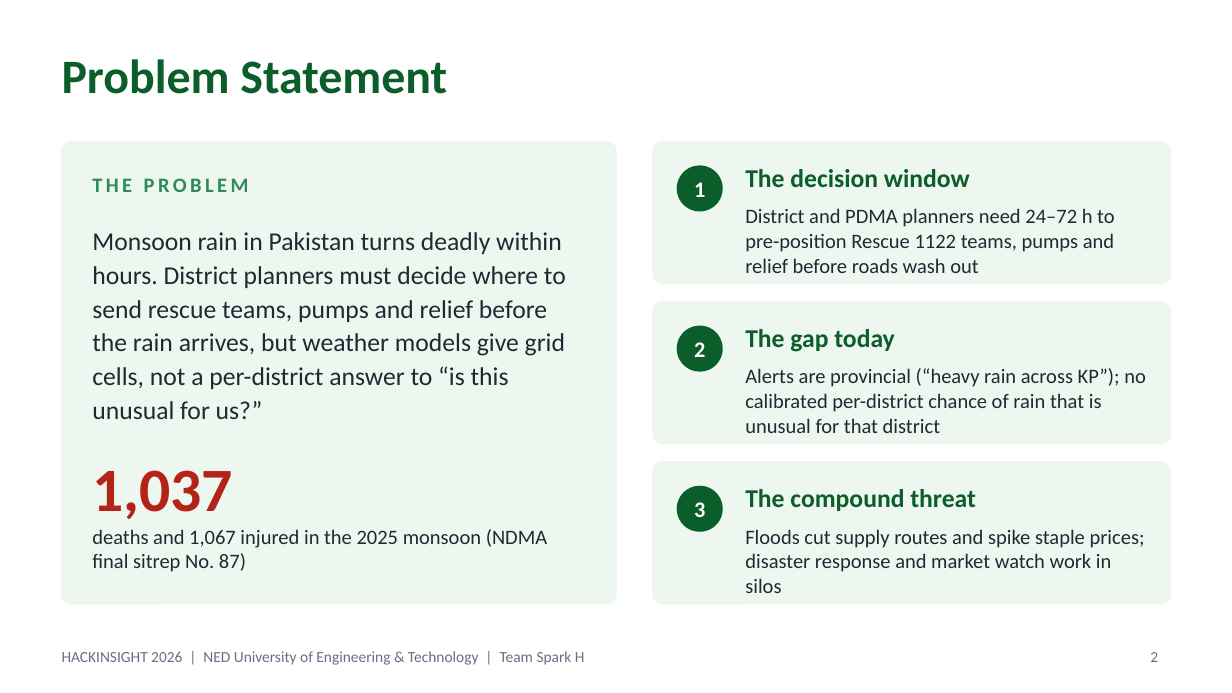
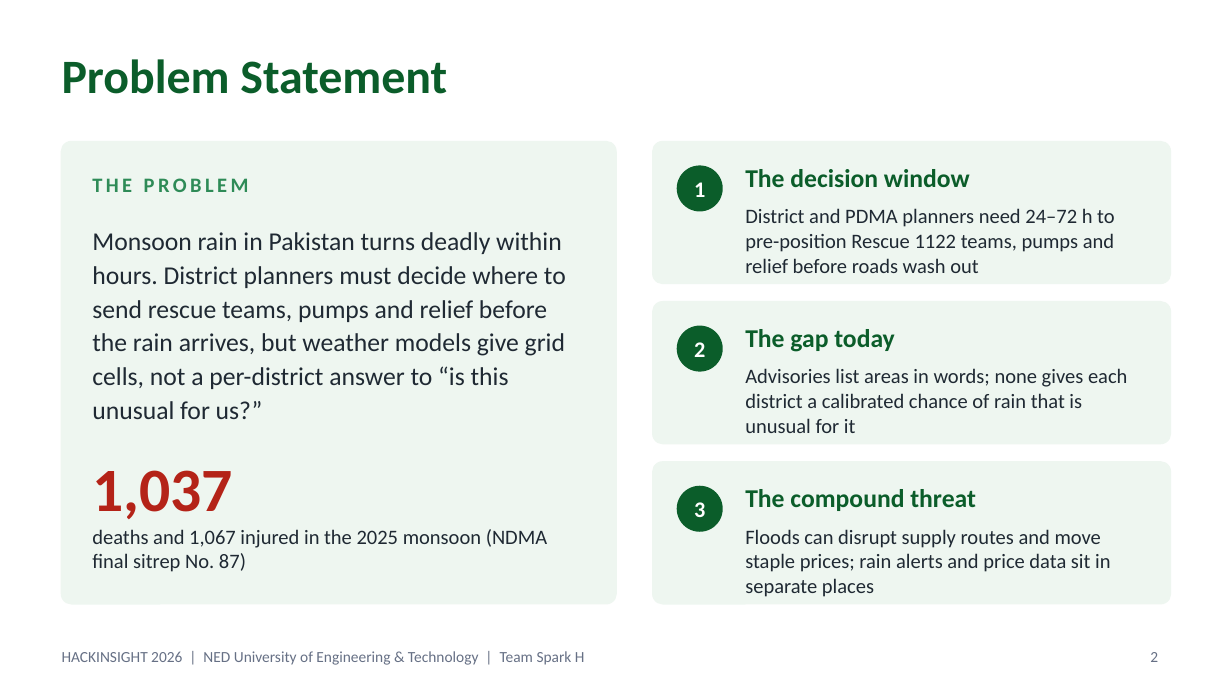
Before and after one commit to RoshaanT1/floodlens-pakistan, a slide deck: slide 2 of FloodLens_SparkH.pptx. Drawn at 1232x693 pixels with LibreOffice and Linux fonts; fonts in the diff are those of the drawing. Boxes give left, top, right and bottom in pixels: in the first picture for what was removed or moved away, otherwise in the second. Text is boxed around its words. In the diff, an @@ line names an element or a change of style, - is before the commit and + after.

Commit message:
Deck: correct overstated claims (wind speed, model blend, advisories name areas, calibration wording)

```diff
--- a/FloodLens_SparkH.pptx
+++ b/FloodLens_SparkH.pptx
@@ text at (x1=745, y1=368, x2=1127, y2=433): text changed @@
-Alerts are provincial (“heavy rain across KP”); no calibrated per-district chance of rain that is unusual for that district
+Advisories list areas in words; none gives each district a calibrated chance of rain that is unusual for it
@@ text at (x1=745, y1=529, x2=1110, y2=597): text changed @@
-Floods cut supply routes and spike staple prices; disaster response and market watch work in silos
+Floods can disrupt supply routes and move staple prices; rain alerts and price data sit in separate places
```
Also in this commit, not shown: 3 other slides changed, 1 other file.
